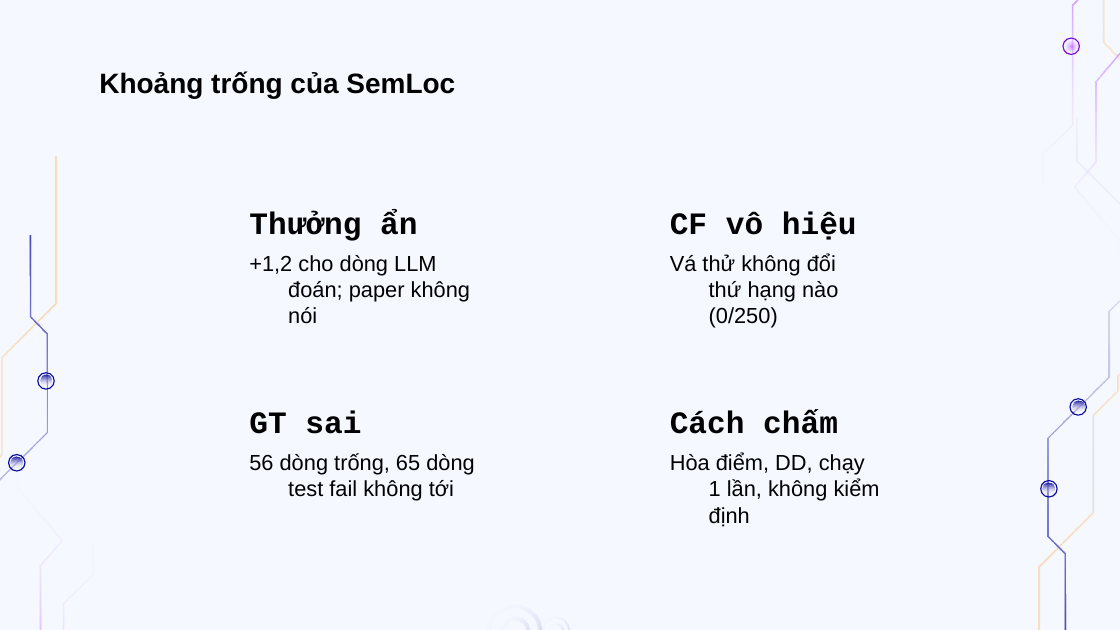
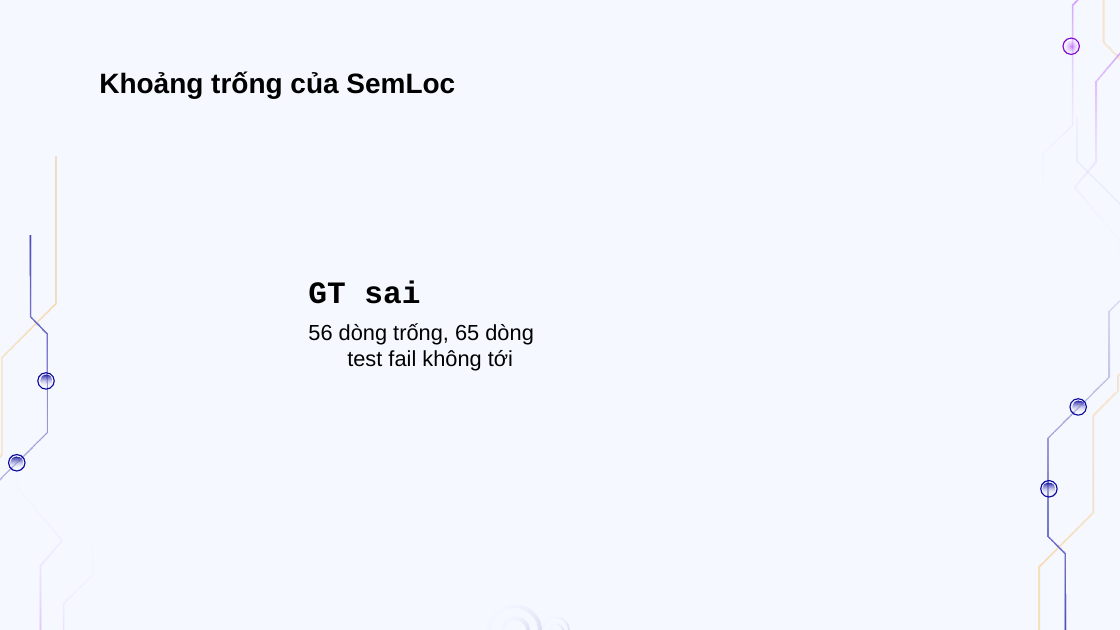
Before and after one commit to doanan293/grounded-or-guessed, a slide deck: slide 5 of docs/presentation/bao-cao-lan-1.pptx (slide 12 before the commit). Drawn at 1120x630 pixels with LibreOffice and Linux fonts; fonts in the diff are those of the drawing; background and template pictures are left out. Boxes give left, top, right and bottom in pixels: in the first picture for what was removed or moved away, otherwise in the second. Text is boxed around its words. In the diff, an @@ line names an element or a change of style, - is before the commit and + after.

Commit message:
Báo cáo lần 1: slide gọn lại (10 trang): gộp thành viên và phân công, giải thích rõ nghiên cứu liên quan, tiêu đề tiếng Việt của bài báo; bỏ dòng skill và các mục chưa đến hạn
build_deck.py: lan1 bỏ mục lục và trang phân chương, cột nghiên cứu liên quan viết lại (Crash+LLM -> Sự cố+LLM).
Deck lan1 đã được sửa tay sau đó; đừng chạy make_decks.sh lan1 kẻo ghi đè.

```diff
--- a/docs/presentation/bao-cao-lan-1.pptx
+++ b/docs/presentation/bao-cao-lan-1.pptx
@@ subtitle removed at box(249, 212, 417, 241) @@
-Thưởng ẩn
@@ subtitle removed at box(670, 212, 857, 240) @@
-CF vô hiệu
@@ subtitle removed at box(249, 255, 470, 324) @@
-+1,2 cho dòng LLM
-đoán; paper không nói
@@ subtitle "GT sai": place and size @@
-subtitle "GT sai" at box(249, 411, 361, 434)
+subtitle "GT sai" at box(308, 280, 420, 304)
@@ subtitle removed at box(670, 254, 838, 328) @@
-Vá thử không đổi
-thứ hạng nào (0/250)
@@ subtitle "56 dòng trống, 65 dòng ...": place and size @@
-subtitle "56 dòng trống, 65 dòng ..." at box(249, 453, 475, 501)
+subtitle "56 dòng trống, 65 dòng ..." at box(308, 323, 534, 371)
@@ subtitle removed at box(670, 411, 838, 434) @@
-Cách chấm
@@ subtitle removed at box(670, 453, 880, 527) @@
-Hòa điểm, DD, chạy
-1 lần, không kiểm định
```
Also in this commit, not shown: 7 other slides changed, 1 slide added, 11 slides removed, 2 other files.
